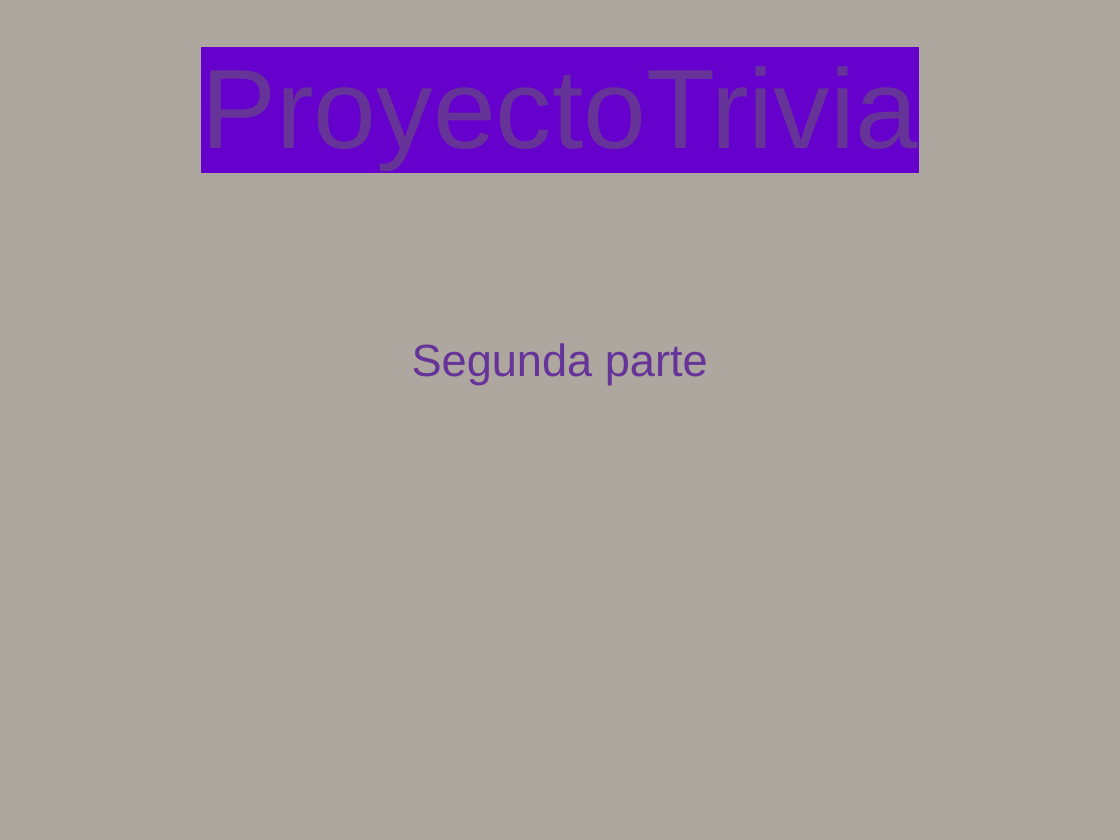
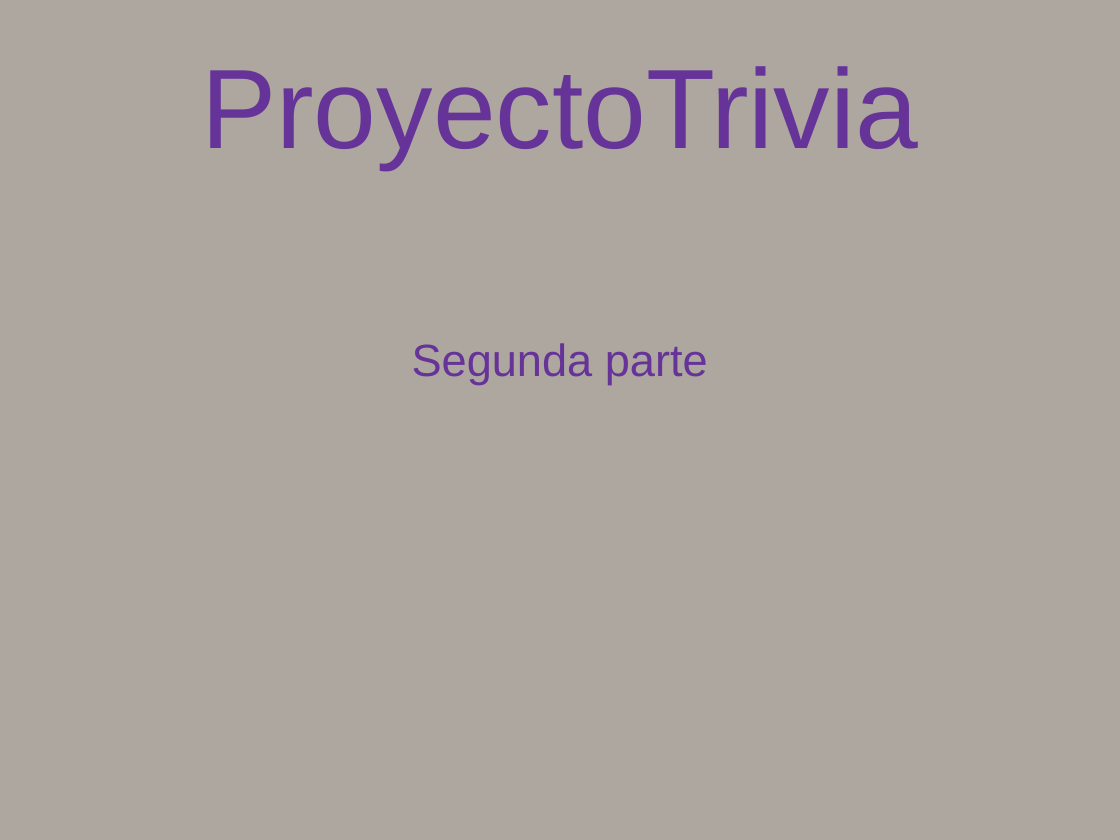
Before and after one commit to Ezex360/ProyectoTrivia, a slide deck: slide 1 of documents/presentacion.odp. Drawn at 1120x840 pixels with LibreOffice and Linux fonts; fonts in the diff are those of the drawing. Boxes give left, top, right and bottom in pixels: in the first picture for what was removed or moved away, otherwise in the second. Text is boxed around its words. In the diff, an @@ line names an element or a change of style, - is before the commit and + after.

Commit message:
error corregido en presentacion

```diff
--- a/documents/presentacion.odp
+++ b/documents/presentacion.odp
@@ title "ProyectoTrivia" at bbox=[201, 66, 918, 169]: highlight #6600CC to none @@
```
